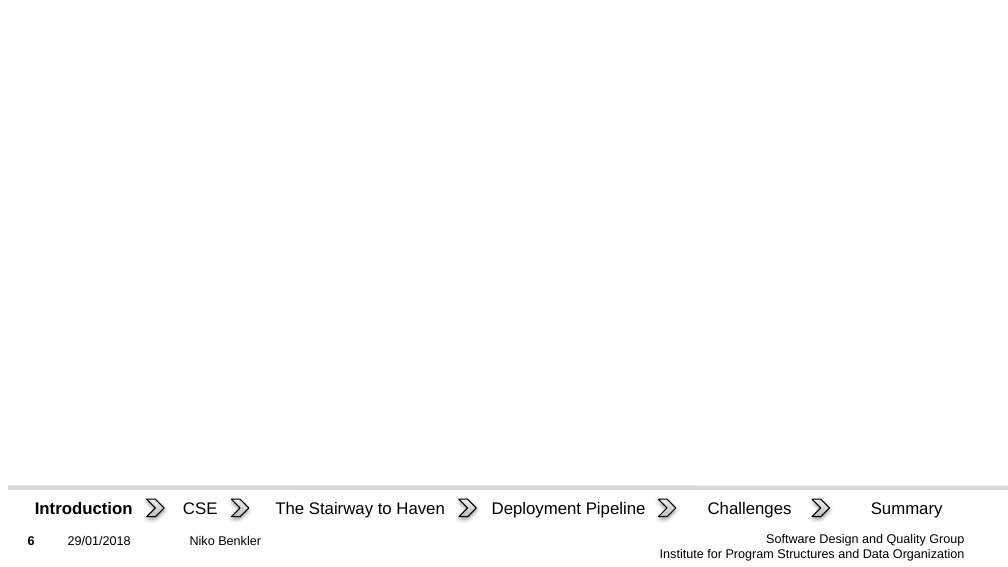
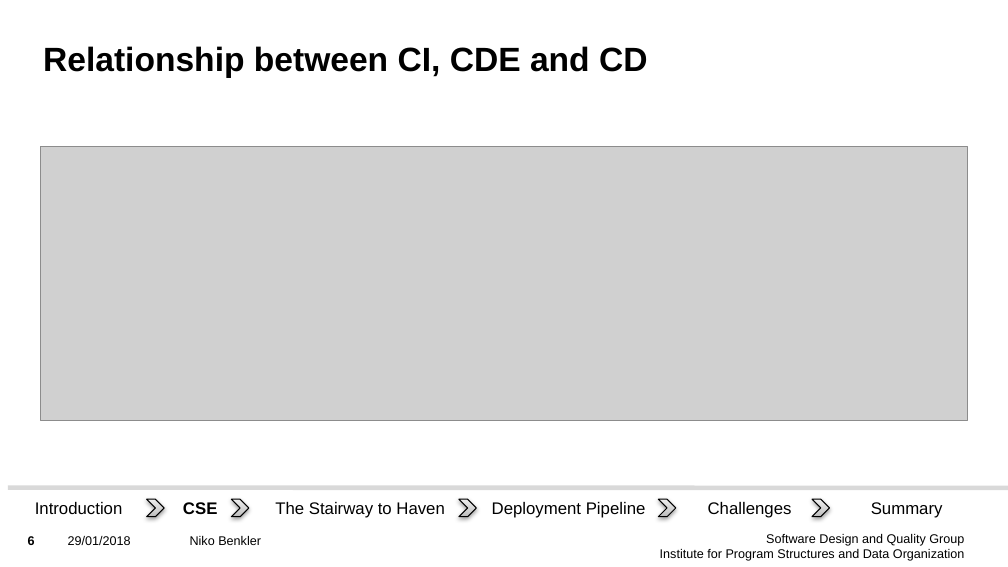
Before and after one commit to Benkler/Proseminar, a slide deck: slide 6 of Präsentation/Präsentation.pptx. Drawn at 1008x567 pixels with LibreOffice and Linux fonts; fonts in the diff are those of the drawing; grey boxes stand for pictures; background and template pictures are left out. Boxes give left, top, right and bottom in pixels: in the first picture for what was removed or moved away, otherwise in the second. Text is boxed around its words. In the diff, an @@ line names an element or a change of style, - is before the commit and + after.

```diff
--- a/Präsentation/Präsentation.pptx
+++ b/Präsentation/Präsentation.pptx
@@ title added at box(43, 46, 648, 78), 24 pt, text #000000, bold @@
+Relationship between CI, CDE and CD
@@ picture added at box(40, 146, 968, 420) @@
@@ text "Introduction" at box(35, 502, 123, 514): bold off @@
@@ text "CSE" at box(183, 502, 217, 514): bold on @@
```
Also in this commit, not shown: 4 other slides changed.
